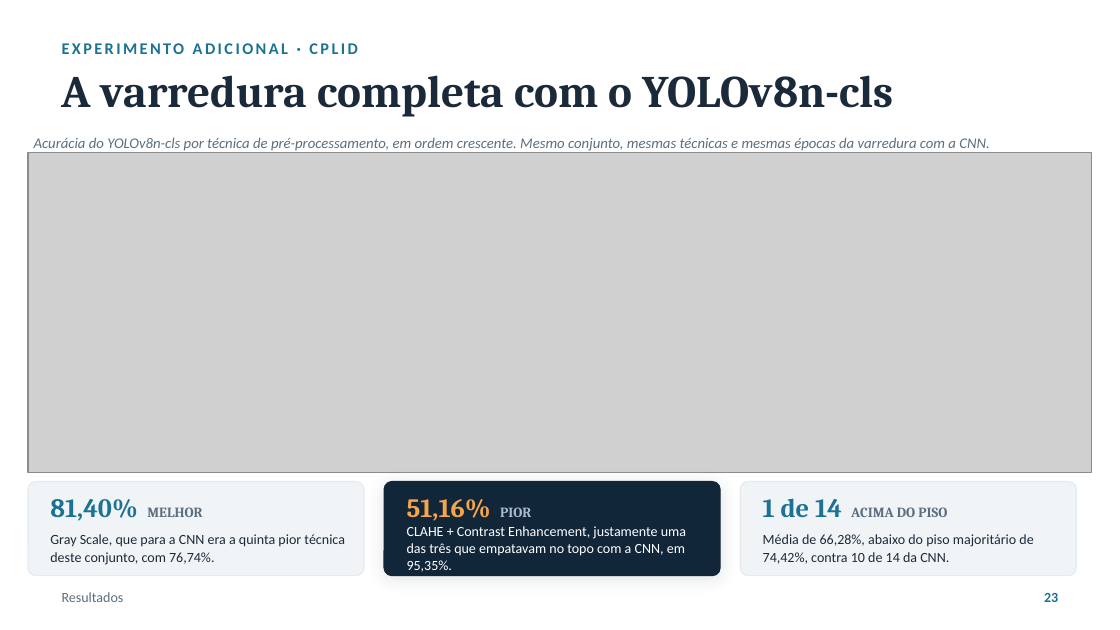
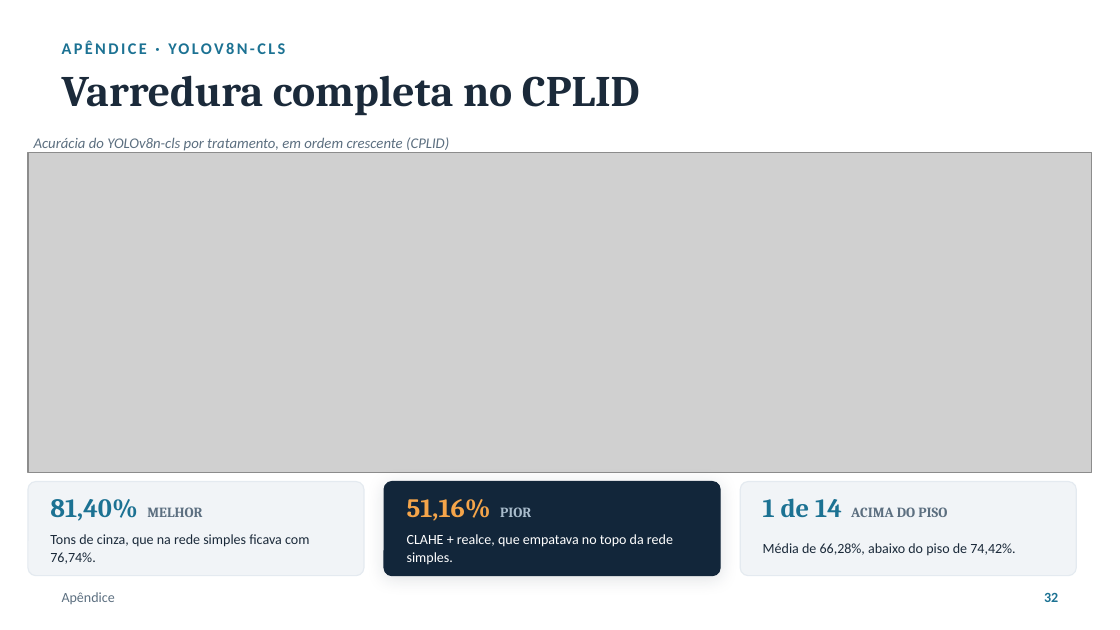
Before and after one commit to luanws/masters-thesis, a slide deck: slide 32 of presentation/defesa.pptx (slide 23 before the commit). Drawn at 1120x630 pixels with LibreOffice and Linux fonts; fonts in the diff are those of the drawing; grey boxes stand for pictures. Boxes give left, top, right and bottom in pixels: in the first picture for what was removed or moved away, otherwise in the second. Text is boxed around its words. In the diff, an @@ line names an element or a change of style, - is before the commit and + after.

```diff
--- a/presentation/defesa.pptx
+++ b/presentation/defesa.pptx
@@ text at bbox=[62, 43, 357, 54]: text changed @@
-EXPERIMENTO ADICIONAL · CPLID
+APÊNDICE · YOLOV8N-CLS
@@ text at bbox=[62, 75, 640, 116]: text changed; size 29 to 28 pt @@
-A varredura completa com o YOLOv8n-cls
+Varredura completa no CPLID
@@ text at bbox=[34, 137, 449, 151]: text changed @@
-Acurácia do YOLOv8n-cls por técnica de pré-processamento, em ordem crescente. Mesmo conjunto, mesmas técnicas e mesmas épocas da varredura com a CNN.
+Acurácia do YOLOv8n-cls por tratamento, em ordem crescente (CPLID)
@@ text at bbox=[50, 534, 309, 564]: text changed @@
-Gray Scale, que para a CNN era a quinta pior técnica deste conjunto, com 76,74%.
+Tons de cinza, que na rede simples ficava com 76,74%.
@@ text at bbox=[407, 534, 673, 565]: text changed @@
-CLAHE + Contrast Enhancement, justamente uma das três que empatavam no topo com a CNN, em 95,35%.
+CLAHE + realce, que empatava no topo da rede simples.
@@ text at bbox=[763, 543, 1015, 556]: text changed @@
-Média de 66,28%, abaixo do piso majoritário de 74,42%, contra 10 de 14 da CNN.
+Média de 66,28%, abaixo do piso de 74,42%.
@@ text at bbox=[62, 592, 115, 604]: text changed @@
-Resultados
+Apêndice
@@ text at bbox=[1044, 593, 1058, 602]: text changed @@
-23
+32
```
Also in this commit, not shown: 15 other slides changed, 19 slides added, 14 slides removed, 27 other files.
